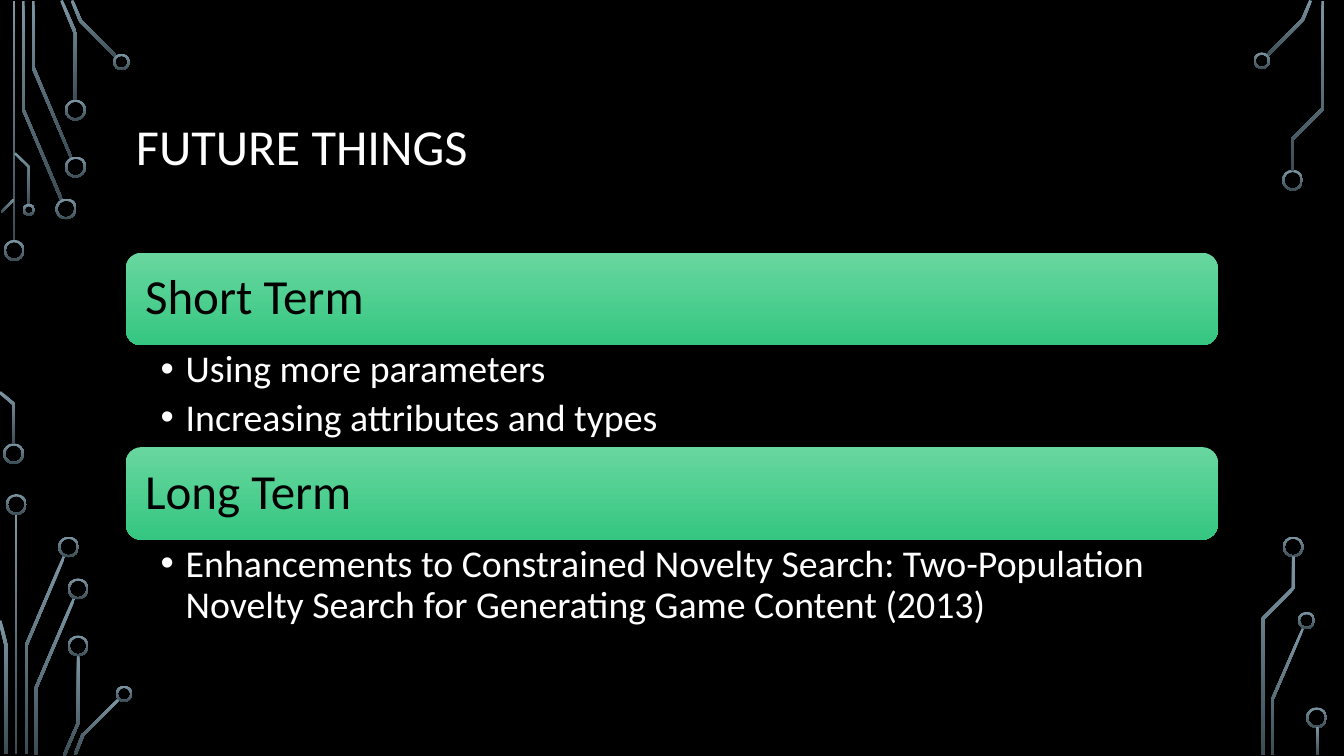
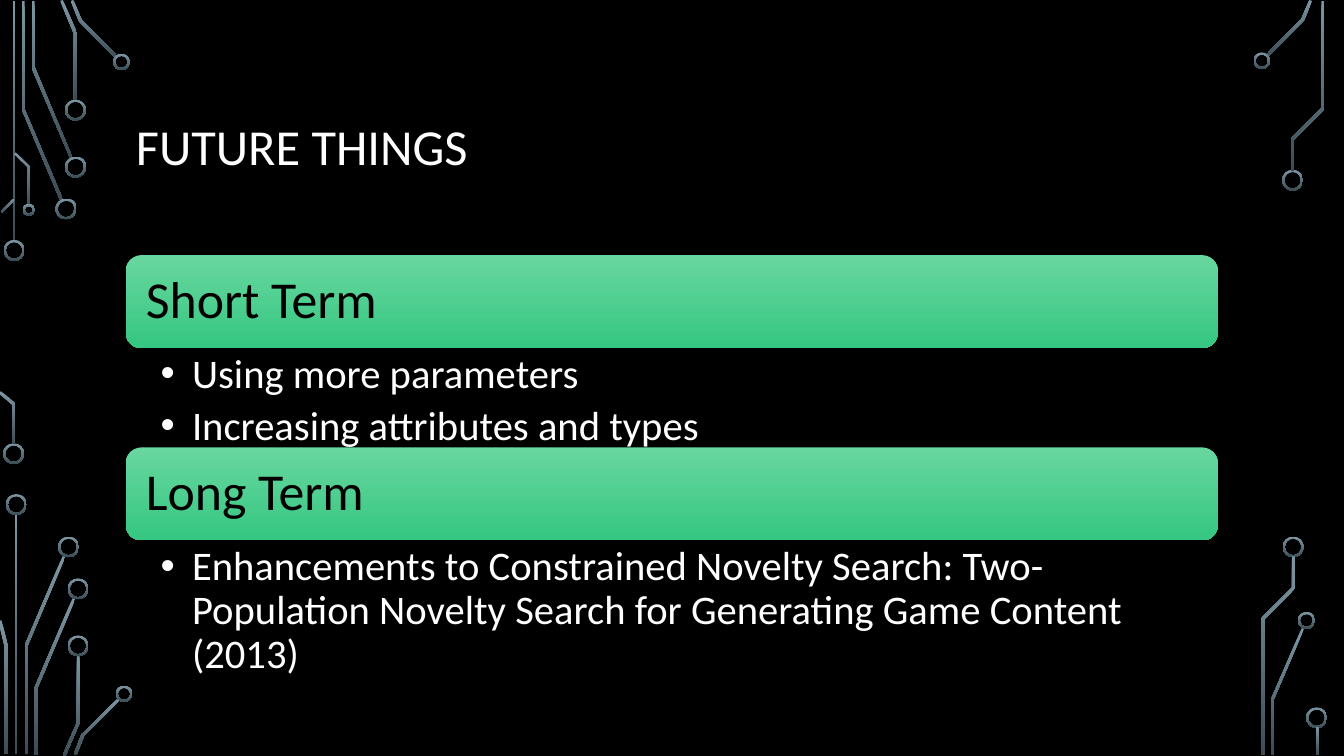
Before and after one commit to acbart/attribute-learning-system, a slide deck: slide 15 of presentation/Attribute Learning System Presentation.pptx (slide 12 before the commit). Drawn at 1344x756 pixels with LibreOffice and Linux fonts; fonts in the diff are those of the drawing; background and template pictures are left out. Boxes give left, top, right and bottom in pixels: in the first picture for what was removed or moved away, otherwise in the second. Text is boxed around its words. In the diff, an @@ line names an element or a change of style, - is before the commit and + after.

```diff
--- a/presentation/Attribute Learning System Presentation.pptx
+++ b/presentation/Attribute Learning System Presentation.pptx
@@ text "Short Term" at (146,282,377,319): size 35 to 37 pt @@
@@ text "Using more parameters" at (192,360,698,451): size 27 to 29 pt; indent changed @@
@@ text "Long Term" at (146,476,364,519): size 35 to 37 pt @@
@@ text "Enhancements to Constrained Novelty Search: ..." at (192,551,1122,631): size 27 to 29 pt; indent changed @@
```
Also in this commit, not shown: 5 other slides changed, 3 slides added.
